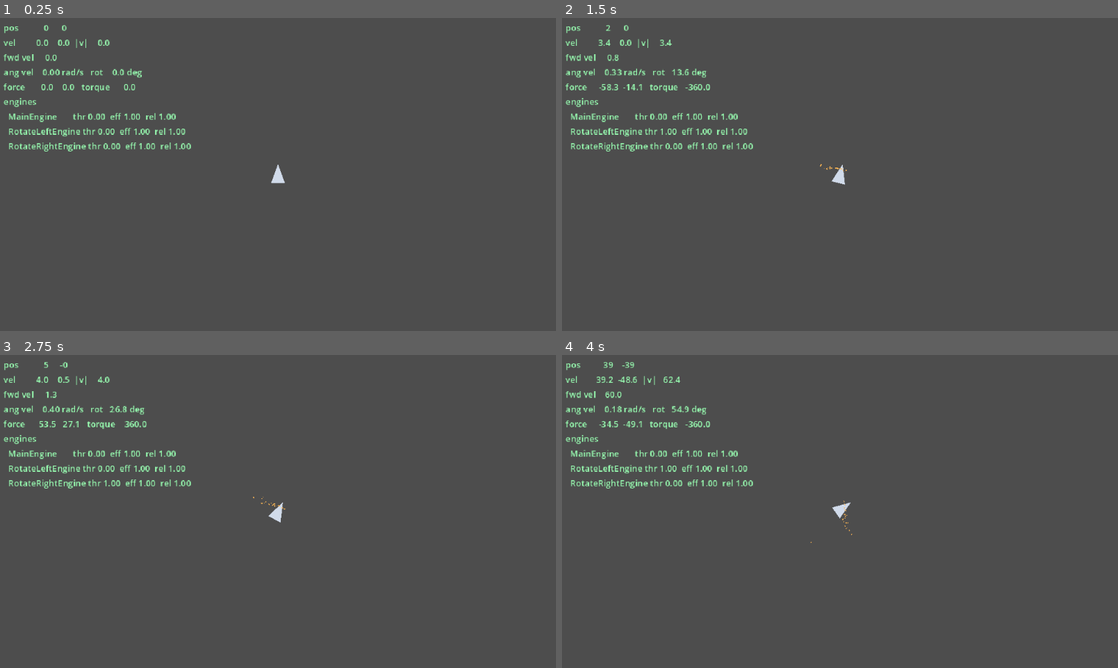
Above: before the commit, frames 1-4 (two rows, left to right).
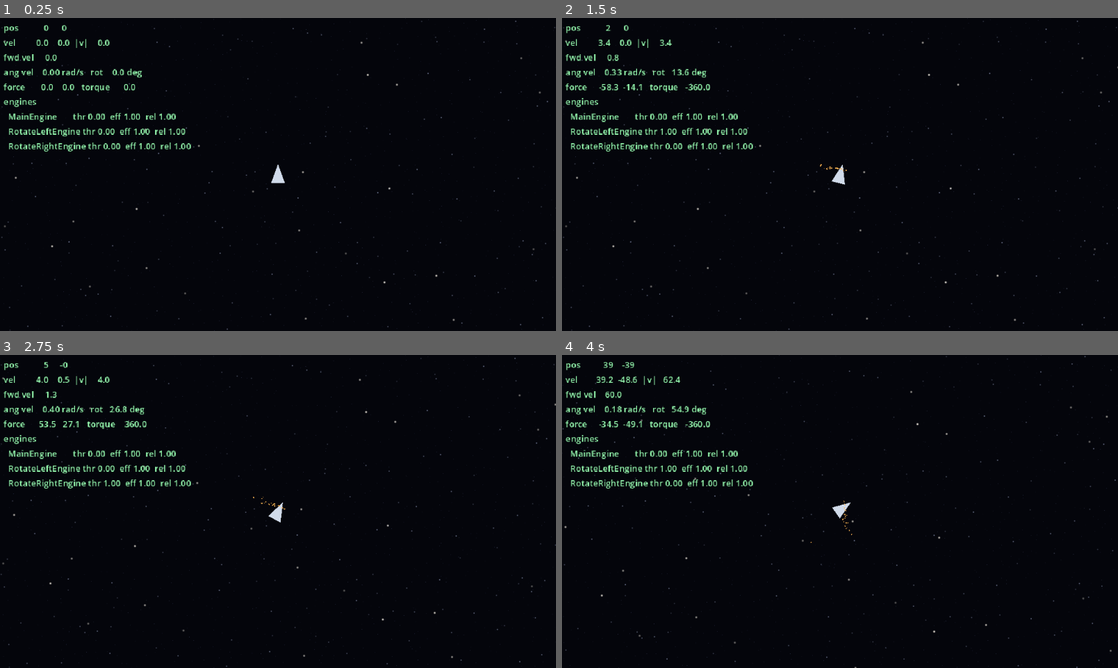
Above: after the commit, the same moments.

Repository: wroniasty/stardust
Game: Godot game, scene res://scenes/world.tscn
Same seed, same stepped clock (60 frames per second), same inputs: the game is played once before the commit and once after it.
Inputs:
- Up to frame 1 (0.25 s): no input
- Up to frame 2 (1.5 s): tap Enter at 0.5 s; hold D (ship_rotate_right) 0.53-1.28 s; hold A (ship_rotate_left) from 1.28 s (still down)
- Up to frame 3 (2.75 s): release A (ship_rotate_left) at 2.03 s; hold D (ship_rotate_right) from 2.03 s (still down)
- Up to frame 4 (4 s): release D (ship_rotate_right) at 2.78 s; hold W (ship_thrust) 2.78-3.53 s; hold A (ship_rotate_left) from 3.53 s (still down)

The runs differ from the first frame. In frame 1, 99% of the frame differs, in the area x 0-100%, y 0-100%; in frame 2, 99%; in frame 3, 99%; in frame 4, 99%.

Commit message:
M1.1: parallax starfield so motion is visible
Flying could not be judged against an empty screen: with no reference the ship
looked stationary. Adds the star background from IDEAS.md section 11 early,
because the M1 gate is a subjective call on whether flying feels good.

One full-screen quad on a non-following CanvasLayer at layer -100. The quad
never moves; all motion comes from a world_offset uniform fed by the camera, so
the field is infinite with nothing to stream. Stars are hashed out of a grid,
so they are reproducible from position alone: fly away and back and the same
stars are there. Three layers at parallax 0.10 / 0.30 / 0.65. The offset is
scaled by camera zoom, otherwise the stars drift at the wrong rate when the
camera pulls back with speed.

Co-Authored-By: Claude Opus 5 (1M context) <noreply@anthropic.com>

Diff:
--- a/project.godot
+++ b/project.godot
@@ -34,27 +34,31 @@
 
 ship_thrust={
 "deadzone": 0.2,
-"events": [Object(InputEventKey,"resource_local_to_scene":fa …(209 unchanged characters)… "location":0,"echo":false,"script":null), Object(InputEventKey,"resource_local_to_scene":false,"resource_name":"","device":-1,"window_id":0,"alt_pressed":false,"shift_pressed":false,"ctrl_pressed":false,"meta_pressed":false,"pressed":false,"keycode":0,"physical_keycode":4194320,"key_label":0,"unicode":0,"location":0,"echo":false,"script":null)]
+"events": [Object(InputEventKey,"resource_local_to_scene":fa …(209 unchanged characters)… "location":0,"echo":false,"script":null)
+, Object(InputEventKey,"resource_local_to_scene":false,"resource_name":"","device":-1,"window_id":0,"alt_pressed":false,"shift_pressed":false,"ctrl_pressed":false,"meta_pressed":false,"pressed":false,"keycode":0,"physical_keycode":4194320,"key_label":0,"unicode":0,"location":0,"echo":false,"script":null)
+]
+}
+ship_rotate_left={
+"deadzone": 0.2,
+"events": [Object(InputEventKey,"resource_local_to_scene":false,"resource_name":"","device":-1,"window_id":0,"alt_pressed":false,"shift_pressed":false,"ctrl_pressed":false,"meta_pressed":false,"pressed":false,"keycode":0,"physical_keycode":65,"key_label":0,"unicode":0,"location":0,"echo":false,"script":null)
+, Object(InputEventKey,"resource_local_to_scene":false,"resource_name":"","device":-1,"window_id":0,"alt_pressed":false,"shift_pressed":false,"ctrl_pressed":false,"meta_pressed":false,"pressed":false,"keycode":0,"physical_keycode":4194319,"key_label":0,"unicode":0,"location":0,"echo":false,"script":null)
+]
+}
+ship_rotate_right={
+"deadzone": 0.2,
+"events": [Object(InputEventKey,"resource_local_to_scene":false,"resource_name":"","device":-1,"window_id":0,"alt_pressed":false,"shift_pressed":false,"ctrl_pressed":false,"meta_pressed":false,"pressed":false,"keycode":0,"physical_keycode":68,"key_label":0,"unicode":0,"location":0,"echo":false,"script":null)
+, Object(InputEventKey,"resource_local_to_scene":false,"resource_name":"","device":-1,"window_id":0,"alt_pressed":false,"shift_pressed":false,"ctrl_pressed":false,"meta_pressed":false,"pressed":false,"keycode":0,"physical_keycode":4194321,"key_label":0,"unicode":0,"location":0,"echo":false,"script":null)
+]
 }
 
-ship_rotate_left={
-"deadzone": 0.2,
-"events": [Object(InputEventKey,"resource_local_to_scene":false,"resource_name":"","device":-1,"window_id":0,"alt_pressed":false,"shift_pressed":false,"ctrl_pressed":false,"meta_pressed":false,"pressed":false,"keycode":0,"physical_keycode":65,"key_label":0,"unicode":0,"location":0,"echo":false,"script":null), Object(InputEventKey,"resource_local_to_scene":false,"resource_name":"","device":-1,"window_id":0,"alt_pressed":false,"shift_pressed":false,"ctrl_pressed":false,"meta_pressed":false,"pressed":false,"keycode":0,"physical_keycode":4194319,"key_label":0,"unicode":0,"location":0,"echo":false,"script":null)]
-}
-
-ship_rotate_right={
-"deadzone": 0.2,
-"events": [Object(InputEventKey,"resource_local_to_scene":false,"resource_name":"","device":-1,"window_id":0,"alt_pressed":false,"shift_pressed":false,"ctrl_pressed":false,"meta_pressed":false,"pressed":false,"keycode":0,"physical_keycode":68,"key_label":0,"unicode":0,"location":0,"echo":false,"script":null), Object(InputEventKey,"resource_local_to_scene":false,"resource_name":"","device":-1,"window_id":0,"alt_pressed":false,"shift_pressed":false,"ctrl_pressed":false,"meta_pressed":false,"pressed":false,"keycode":0,"physical_keycode":4194321,"key_label":0,"unicode":0,"location":0,"echo":false,"script":null)]
-}
 [physics]
 
+3d/physics_engine="Jolt Physics"
 2d/default_gravity=0.0
 2d/default_linear_damp=0.0
 2d/default_angular_damp=0.0
-3d/physics_engine="Jolt Physics"
 
 [rendering]
 
+textures/canvas_textures/default_texture_filter=0
 rendering_device/driver.windows="d3d12"
-renderer/rendering_method="forward_plus"
-textures/canvas_textures/default_texture_filter=0
--- /dev/null
+++ b/scenes/starfield.tscn
@@ -0,0 +1,25 @@
+[gd_scene load_steps=4 format=3]
+
+[ext_resource type="Script" path="res://scripts/starfield.gd" id="1_starfield"]
+[ext_resource type="Shader" path="res://shaders/starfield.gdshader" id="2_shader"]
+
+[sub_resource type="ShaderMaterial" id="ShaderMaterial_starfield"]
+shader = ExtResource("2_shader")
+shader_parameter/world_offset = Vector2(0, 0)
+shader_parameter/space_color = Color(0.016, 0.02, 0.043, 1)
+shader_parameter/far_color = Color(0.55, 0.6, 0.85, 1)
+shader_parameter/mid_color = Color(0.8, 0.85, 1, 1)
+shader_parameter/near_color = Color(1, 0.97, 0.9, 1)
+
+[node name="Starfield" type="CanvasLayer"]
+layer = -100
+follow_viewport_enabled = false
+script = ExtResource("1_starfield")
+
+[node name="Sky" type="ColorRect" parent="."]
+material = SubResource("ShaderMaterial_starfield")
+anchors_preset = 15
+anchor_right = 1.0
+anchor_bottom = 1.0
+grow_horizontal = 2
+grow_vertical = 2
--- a/scenes/world.tscn
+++ b/scenes/world.tscn
@@ -1,13 +1,16 @@
-[gd_scene load_steps=6 format=3]
+[gd_scene load_steps=7 format=3]
 
 [ext_resource type="Script" path="res://scripts/world.gd" id="1_world"]
 [ext_resource type="Script" path="res://scripts/player.gd" id="2_player"]
 [ext_resource type="PackedScene" path="res://scenes/ship.tscn" id="3_ship"]
 [ext_resource type="Script" path="res://scripts/ship_camera.gd" id="4_camera"]
 [ext_resource type="PackedScene" path="res://scenes/debug_overlay.tscn" id="5_overlay"]
+[ext_resource type="PackedScene" path="res://scenes/starfield.tscn" id="6_starfield"]
 
 [node name="World" type="Node2D"]
 script = ExtResource("1_world")
+
+[node name="Starfield" parent="." instance=ExtResource("6_starfield")]
 
 [node name="Systems" type="Node2D" parent="."]
 
--- /dev/null
+++ b/scripts/starfield.gd
@@ -0,0 +1,27 @@
+class_name Starfield
+extends CanvasLayer
+## Drives the starfield shader from the active camera.
+##
+## Sits on a negative layer that does not follow the viewport, so the quad stays
+## put and only the shader's world offset moves. Nothing here scales with the
+## size of the universe.
+
+@onready var _sky: ColorRect = $Sky
+
+var _material: ShaderMaterial = null
+
+
+func _ready() -> void:
+	_material = _sky.material as ShaderMaterial
+
+
+func _process(_delta: float) -> void:
+	if _material == null:
+		return
+	var camera: Camera2D = get_viewport().get_camera_2d()
+	if camera == null:
+		return
+	# Screen pixels moved, not world units: zoom must scale the parallax or the
+	# stars drift at the wrong rate when the camera pulls back.
+	var parallax_offset: Vector2 = camera.get_screen_center_position() * camera.zoom
+	_material.set_shader_parameter("world_offset", parallax_offset)
--- /dev/null
+++ b/shaders/starfield.gdshader
@@ -0,0 +1,63 @@
+shader_type canvas_item;
+// Parallax starfield drawn on one full-screen quad.
+//
+// The quad never moves. All motion comes from `world_offset`, which the script
+// feeds from the camera, so there are no star nodes to stream and the field is
+// infinite. Stars are hashed out of a grid, which makes them reproducible from
+// position alone: fly away and back and the same stars are there.
+//
+// Layers are ordered far to near. Far layers move least, which is what sells
+// the depth.
+
+uniform vec2 world_offset = vec2(0.0);
+uniform vec3 space_color : source_color = vec3(0.016, 0.02, 0.043);
+uniform vec3 far_color : source_color = vec3(0.55, 0.60, 0.85);
+uniform vec3 mid_color : source_color = vec3(0.80, 0.85, 1.0);
+uniform vec3 near_color : source_color = vec3(1.0, 0.97, 0.90);
+
+float hash1(vec2 p) {
+	return fract(sin(dot(p, vec2(127.1, 311.7))) * 43758.5453123);
+}
+
+vec2 hash2(vec2 p) {
+	return vec2(hash1(p), hash1(p + vec2(17.3, 5.1)));
+}
+
+// One grid of stars. `cell` is the spacing in pixels, `fill` how many cells
+// hold a star at all, `radius` the star size as a fraction of a cell.
+float star_layer(vec2 pos, float cell, float fill, float radius) {
+	vec2 grid = pos / cell;
+	vec2 base = floor(grid);
+	vec2 local = fract(grid);
+
+	float light = 0.0;
+	for (int y = -1; y <= 1; y++) {
+		for (int x = -1; x <= 1; x++) {
+			vec2 neighbour = vec2(float(x), float(y));
+			vec2 id = base + neighbour;
+			if (hash1(id) > fill) {
+				continue;
+			}
+			vec2 star = neighbour + hash2(id + vec2(3.7, 9.2));
+			float dist = length(local - star);
+			float magnitude = 0.35 + 0.65 * hash1(id + vec2(23.1, 41.7));
+			light += smoothstep(radius, 0.0, dist) * magnitude;
+		}
+	}
+	return clamp(light, 0.0, 1.0);
+}
+
+void fragment() {
+	vec2 pixel = FRAGCOORD.xy;
+
+	float far = star_layer(pixel + world_offset * 0.10, 17.0, 0.55, 0.055);
+	float mid = star_layer(pixel + world_offset * 0.30, 41.0, 0.45, 0.045);
+	float near = star_layer(pixel + world_offset * 0.65, 96.0, 0.40, 0.030);
+
+	vec3 color = space_color;
+	color += far_color * far * 0.30;
+	color += mid_color * mid * 0.60;
+	color += near_color * near;
+
+	COLOR = vec4(color, 1.0);
+}
Not shown, added: scripts/starfield.gd.uid
Not shown, added: shaders/starfield.gdshader.uid
Not shown, changed: IDEAS.md
